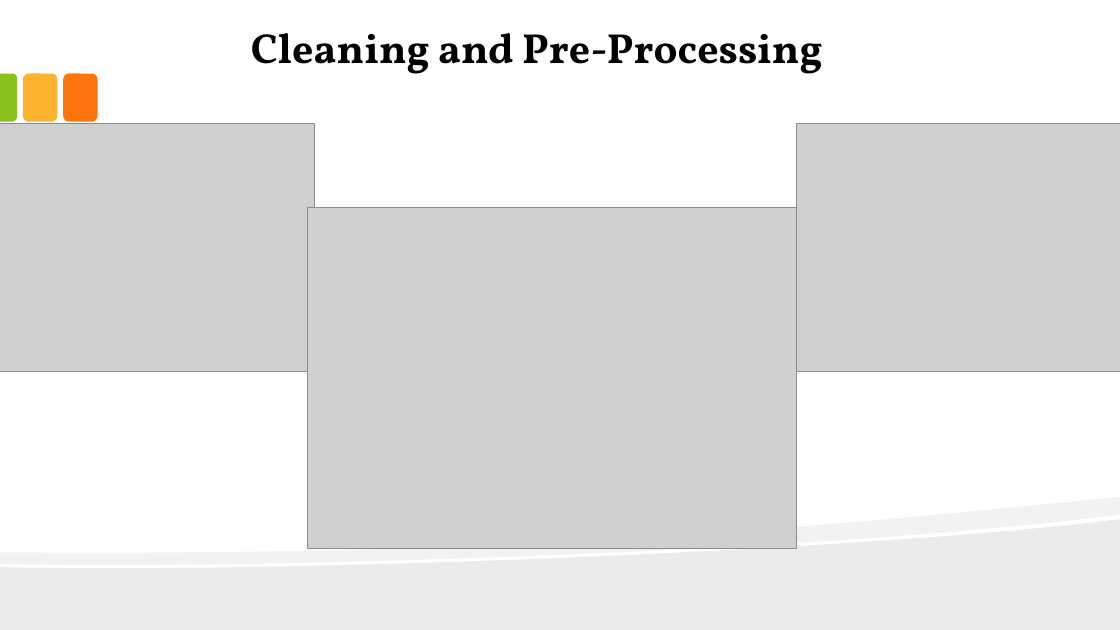
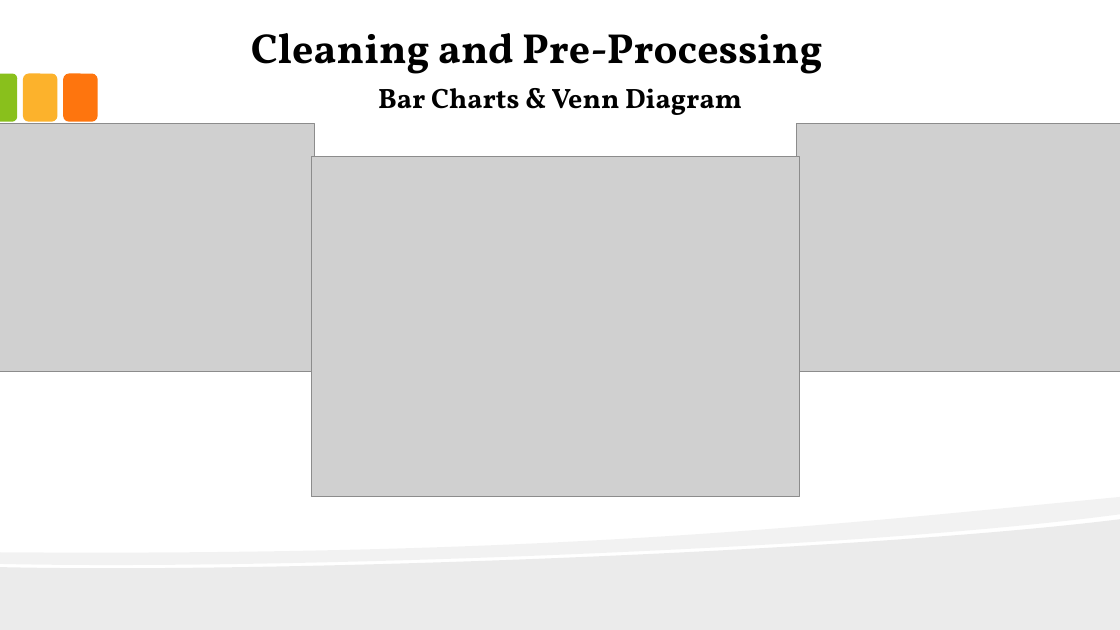
Before and after one commit to JackFongNew/dsiprojects, a slide deck: slide 8 of Vegetarian and Carnivore Classification/Vegetarian and Carnivore Classification.pptx (slide 7 before the commit). Drawn at 1120x630 pixels with LibreOffice and Linux fonts; fonts in the diff are those of the drawing; grey boxes stand for pictures. Boxes give left, top, right and bottom in pixels: in the first picture for what was removed or moved away, otherwise in the second. Text is boxed around its words. In the diff, an @@ line names an element or a change of style, - is before the commit and + after.

```diff
--- a/Vegetarian and Carnivore Classification/Vegetarian and Carnivore Classification.pptx
+++ b/Vegetarian and Carnivore Classification/Vegetarian and Carnivore Classification.pptx
@@ text added at box(378, 88, 742, 115), 24 pt, text #000000, bold @@
+Bar Charts & Venn Diagram
@@ picture: place and size @@
-picture at box(308, 208, 796, 549)
+picture at box(311, 156, 799, 497)
```
Also in this commit, not shown: 9 other slides changed, 3 slides added, 1 slide removed, 1 other file.
